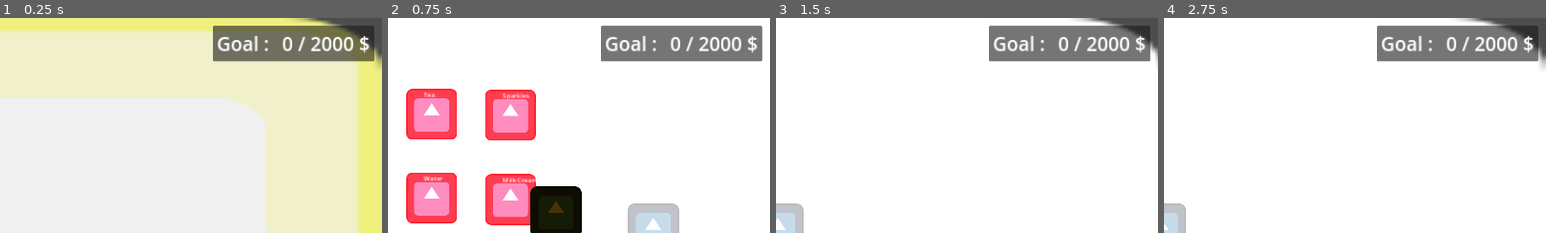
Above: before the commit, frames 1-4 (left to right).
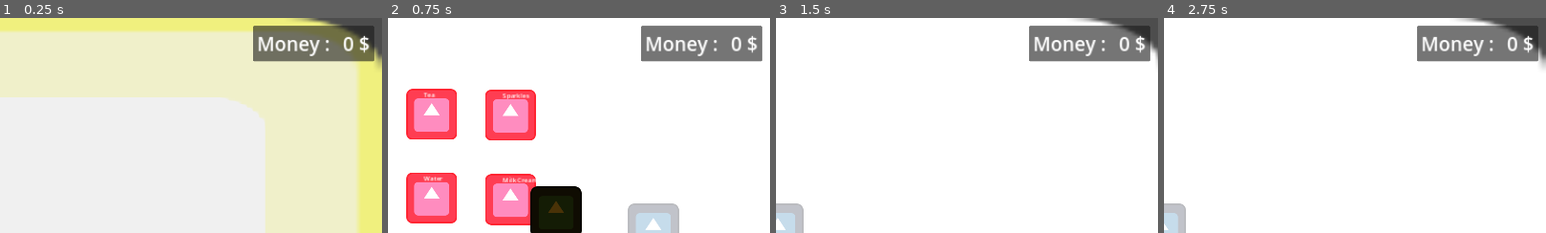
Above: after the commit, the same moments.

Repository: killerlick/creamy-cat-coffy
Game: Godot game, scene res://scenes/level.tscn
The game is run twice, just before and just after one commit, with the same random seed, the same clock (stepped at 60 frames per second) and the same inputs. The project has no main scene, so this scene is started directly. The engine's default icon, where the game draws it, is replaced by a stand-in: a white triangle on a blue panel in a dark square.
Inputs (mouse positions are % of the whole screen's width and height, from its top left):
- Up to frame 1 (0.25 s): no input
- Up to frame 2 (0.75 s): move the mouse to (72, 45) at 0.52 s; hold D (Right) from 0.53 s (still down); hold G (spawn_cat) from 0.53 s (still down); click (72, 45) at 0.67 s
- Up to frame 3 (1.5 s): release D (Right) at 1.25 s; release G (spawn_cat) at 1.25 s; drag from (12, 92) to (12, 58) at 1.27 s
- Up to frame 4 (2.75 s): move the mouse to (17, 92) at 2.02 s; hold D (Right) from 2.03 s (still down); hold G (spawn_cat) from 2.03 s (still down); click (17, 92) at 2.17 s
The pictures show only the part of the screen within x 50-100%, y 0-50%; the shares and areas given below are measured in that part.

The runs differ from the first frame. In frame 1, 2.7% of the frame differs, in the area x 55-90%, y 3-21%; in frame 2, 2.6%; in frame 3, 2.6%; in frame 4, 2.6%.

Commit message:
amelioration de chat

Diff:
--- a/scenes/Cat.tscn
+++ b/scenes/Cat.tscn
@@ -76,9 +76,27 @@
 "values": [Vector2(0, 632), Vector2(0, -80), Vector2(0, 5), Vector2(0, -3), Vector2(0, 0)]
 }
 
+[sub_resource type="Animation" id="Animation_dr8lj"]
+resource_name = "idle"
+length = 2.0
+loop_mode = 1
+tracks/0/type = "value"
+tracks/0/imported = false
+tracks/0/enabled = true
+tracks/0/path = NodePath("Cat_sprite:position")
+tracks/0/interp = 1
+tracks/0/loop_wrap = true
+tracks/0/keys = {
+"times": PackedFloat32Array(0, 0.5, 1.5, 2),
+"transitions": PackedFloat32Array(1, 0.297305, 1, 1),
+"update": 0,
+"values": [Vector2(0, 0), Vector2(0, 5), Vector2(0, -5), Vector2(0, 0)]
+}
+
 [sub_resource type="AnimationLibrary" id="AnimationLibrary_7jkkg"]
 _data = {
 "RESET": SubResource("Animation_l0pkk"),
+"idle": SubResource("Animation_dr8lj"),
 "quit": SubResource("Animation_ybg1b"),
 "ready": SubResource("Animation_1ujcs")
 }
--- a/scenes/ui.tscn
+++ b/scenes/ui.tscn
@@ -1,6 +1,9 @@
-[gd_scene format=3 uid="uid://byk634q3fq2ju"]
+[gd_scene load_steps=2 format=3 uid="uid://byk634q3fq2ju"]
+
+[ext_resource type="Script" path="res://scripts/ui.gd" id="1_sqtgo"]
 
 [node name="UI" type="CanvasLayer"]
+script = ExtResource("1_sqtgo")
 
 [node name="Control" type="Control" parent="."]
 layout_mode = 3
@@ -75,11 +78,11 @@
 [node name="Label" type="Label" parent="Control/MarginContainer/PanelContainer/MarginContainer/HBoxContainer/BoxContainer2"]
 layout_mode = 2
 theme_override_font_sizes/font_size = 48
-text = "Goal :"
+text = "Money :"
 
-[node name="Label2" type="Label" parent="Control/MarginContainer/PanelContainer/MarginContainer/HBoxContainer/BoxContainer2"]
+[node name="Money" type="Label" parent="Control/MarginContainer/PanelContainer/MarginContainer/HBoxContainer/BoxContainer2"]
 layout_mode = 2
 size_flags_horizontal = 3
 theme_override_font_sizes/font_size = 48
-text = "0 / 2000 $"
+text = "0 $"
 horizontal_alignment = 2
--- a/scripts/cat.gd
+++ b/scripts/cat.gd
@@ -8,7 +8,7 @@
 
 @export var cat_data : CatResource
 
-var cat_mood : Globals.CAT_MOOD
+var cat_mood : Globals.CAT_MOOD = Globals.CAT_MOOD.GOOD
 
 var at_half : bool = false
 var at_quarter : bool = false
@@ -58,14 +58,16 @@
 	else:
 		get_bad_command()
 
-
+func get_money() -> int:
+	var money = cat_data.tip[cat_mood]
+	return money
 
 func get_good_served() -> void :
 	print("bonne command")
 
 func get_bad_command() -> void:
 	print("mauvaise commande")
-	timer.wait_time -= 4
+	timer.start(max(timer.time_left -4.0 , 0,0))
 
 func quitting()->void:
 	animation.play("quit")
@@ -90,6 +92,7 @@
 func _on_animation_player_animation_finished(anim_name: StringName) -> void:
 	if(anim_name == "ready"):
 		begin_timer()
+		animation.play("idle")
 	elif(anim_name == "quit"):
 		queue_free()
 
--- a/scripts/level.gd
+++ b/scripts/level.gd
@@ -3,14 +3,18 @@
 var in_kitchen : bool = false
 var posX : float = 0.0
 var cat_structure : PackedScene
+var money_level : int  = 0
 
 @onready var camera2d : Camera2D = $Camera2D
 @onready var comptoir : Comptoir = $Comptoir
 @onready var cuisine : Cuisine = $Cuisine
+@onready var ui : Ui = $UI
 
 @export var level : int = 0
 @export var goal : float = 0.0
 @export var client_number : int = 0
+
+
 
 var slot_available : int = Globals.level_slot #le nombre des espaces disponibles
 var slots_state : Array #letat des differents espace disponible
@@ -64,9 +68,14 @@
 			add_child(cat)
 			break
 
-func cat_removed(cat) -> void:
+func cat_removed(cat : Cat) -> void:
+	add_money(cat.get_money())
 	for slot in slots_state:
 		if slot.cat == cat:
 			slot.cat = null
 			slot.available = true
 			break
+
+func add_money(money : int):
+	money_level += money
+	ui.update_money(money_level)
--- /dev/null
+++ b/scripts/ui.gd
@@ -0,0 +1,16 @@
+extends CanvasLayer
+class_name Ui
+
+@onready var level_money =  $Control/MarginContainer/PanelContainer/MarginContainer/HBoxContainer/BoxContainer2/Money
+
+
+# Called when the node enters the scene tree for the first time.
+func _ready() -> void:
+	pass # Replace with function body.
+
+# Called every frame. 'delta' is the elapsed time since the previous frame.
+func _process(delta: float) -> void:
+	pass
+
+func update_money( money : int):
+	level_money.text = str(money) + " $"
Not shown: 1 places in scenes/Cat.tscn that only renumber resources
